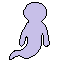
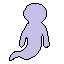
Two versions of the same layered image (64 × 64). Layer-by-layer changes:
painted on "Layer 1" over left=9, top=2, right=50, bottom=61
removed layer "Background" over left=9, top=2, right=50, bottom=61
